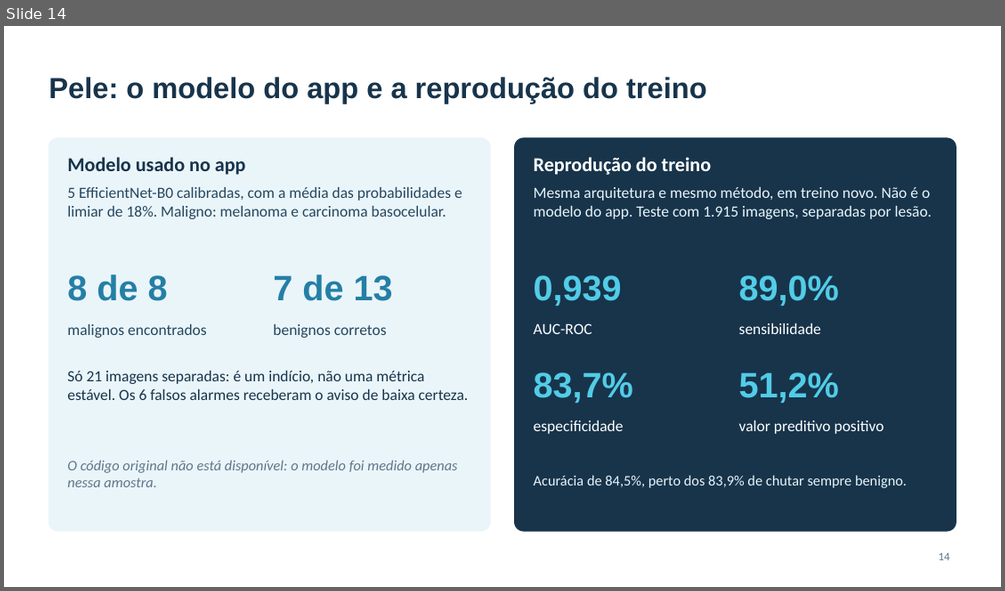
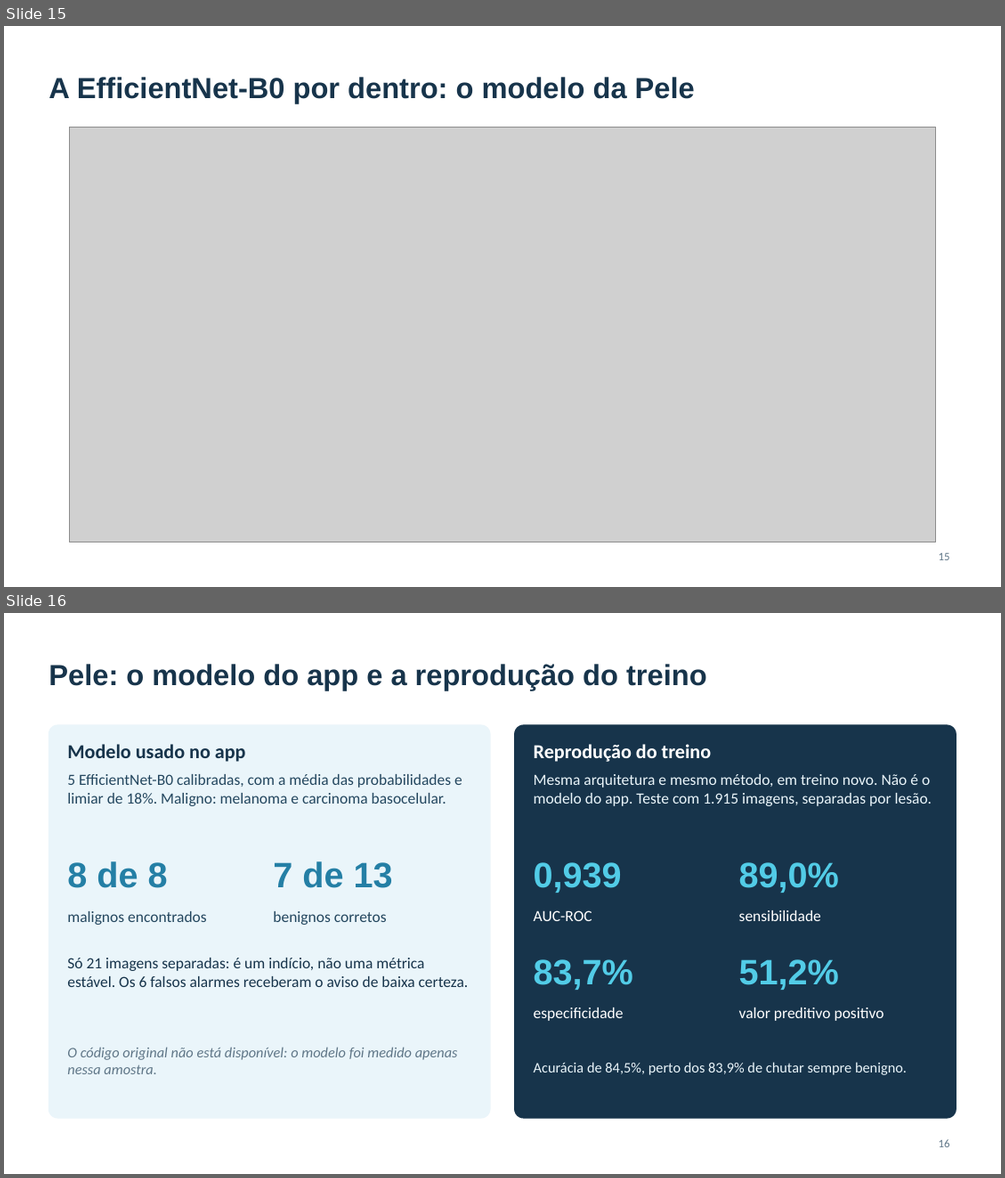
Before and after one commit to joaopgf/PixoraMed, a slide deck: docs/PixoraMed_final_presentation.pptx. Shown one above the other, each under a label of ours: slide 14 before the commit, slides 15 and 16 after it. The pictures are 1005x591 and 1005x1178 pixels, drawn with LibreOffice and Linux fonts; fonts in the diff are those of the drawing; grey boxes stand for pictures; background and template pictures are left out. Boxes give left, top, right and bottom in pixels: in the first picture for what was removed or moved away, otherwise in the second. Text is boxed around its words. In the diff, an @@ line names an element or a change of style, - is before the commit and + after.

```diff
--- a/docs/PixoraMed_final_presentation.pptx
+++ b/docs/PixoraMed_final_presentation.pptx
@@ slide 15 added at [4, 26, 1001, 587], background #FFFFFF @@
@@ title added at [48, 77, 695, 103], 28 pt, text #17344B, bold @@
+A EfficientNet-B0 por dentro: o modelo da Pele
@@ picture added at [69, 127, 936, 542] @@
@@ page number added at [938, 553, 950, 560], 11 pt, text #5F7687 @@
+15
@@ what was slide 14 is now slide 16 @@
@@ page number at [938, 1139, 950, 1147]: text changed @@
-14
+16
```
Also in this commit, not shown: 1 other slide added, 2 other files.
